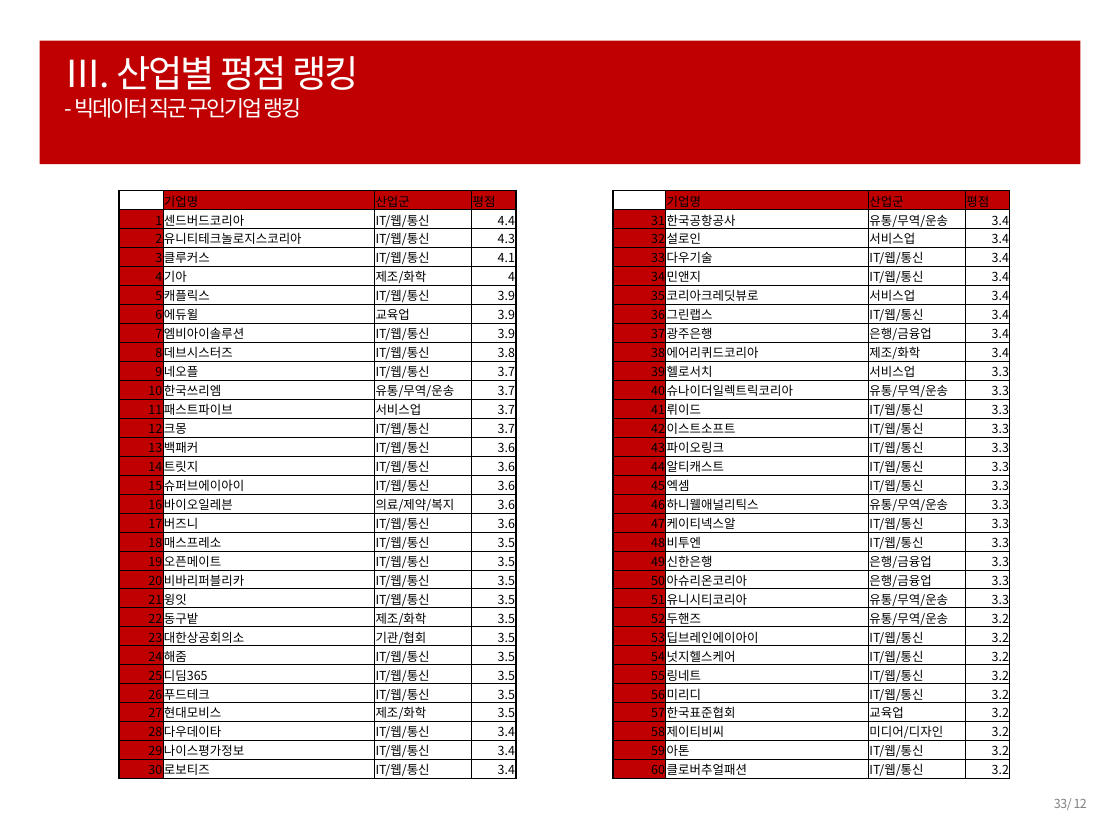
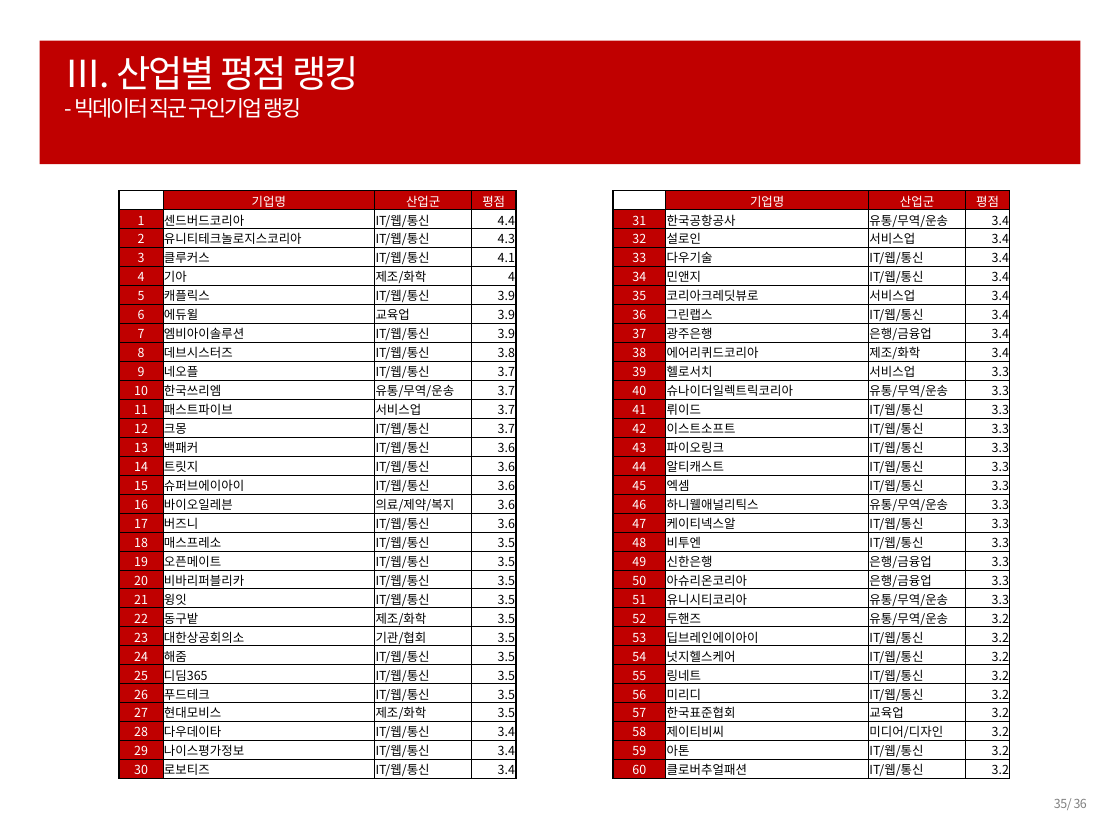
Before and after one commit to ParkHwan/R-studio, a slide deck: slide 35 of project/최종 발표자료.pptx (slide 33 before the commit). Drawn at 1120x840 pixels with LibreOffice and Linux fonts; fonts in the diff are those of the drawing. Boxes give left, top, right and bottom in pixels: in the first picture for what was removed or moved away, otherwise in the second. Text is boxed around its words. In the diff, an @@ line names an element or a change of style, - is before the commit and + after.

```diff
--- a/project/최종 발표자료.pptx
+++ b/project/최종 발표자료.pptx
@@ table at (119, 190, 515, 781) @@
@@ text colour #000000 to #FFFFFF in "기업명", "산업군", "평점", "1" and 29 more places @@
@@ alignment left to centre @@
@@ alignment right to centre @@
@@ table at (613, 190, 1009, 781) @@
@@ text colour #000000 to #FFFFFF in "기업명", "산업군", "평점", "31" and 29 more places @@
@@ alignment left to centre @@
@@ alignment right to centre @@
@@ page number at (1054, 798, 1087, 810): text changed @@
-33/ 12
+35/ 36
```
Also in this commit, not shown: 32 other slides changed, 2 slides added.
